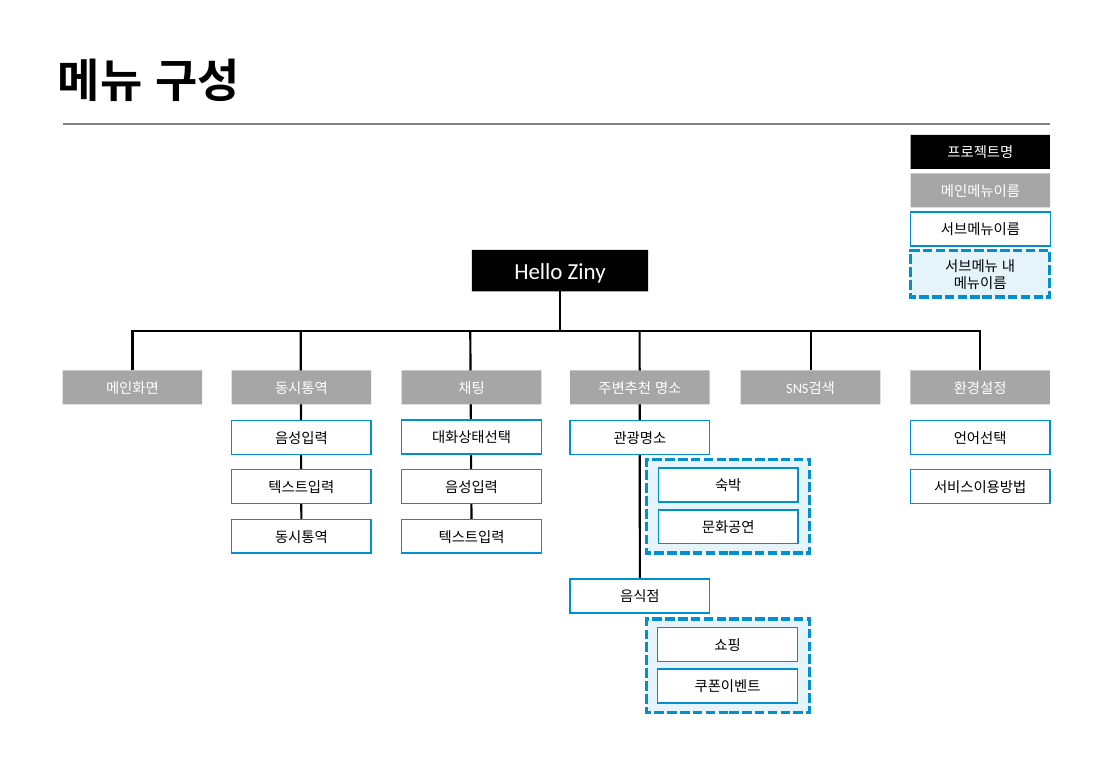
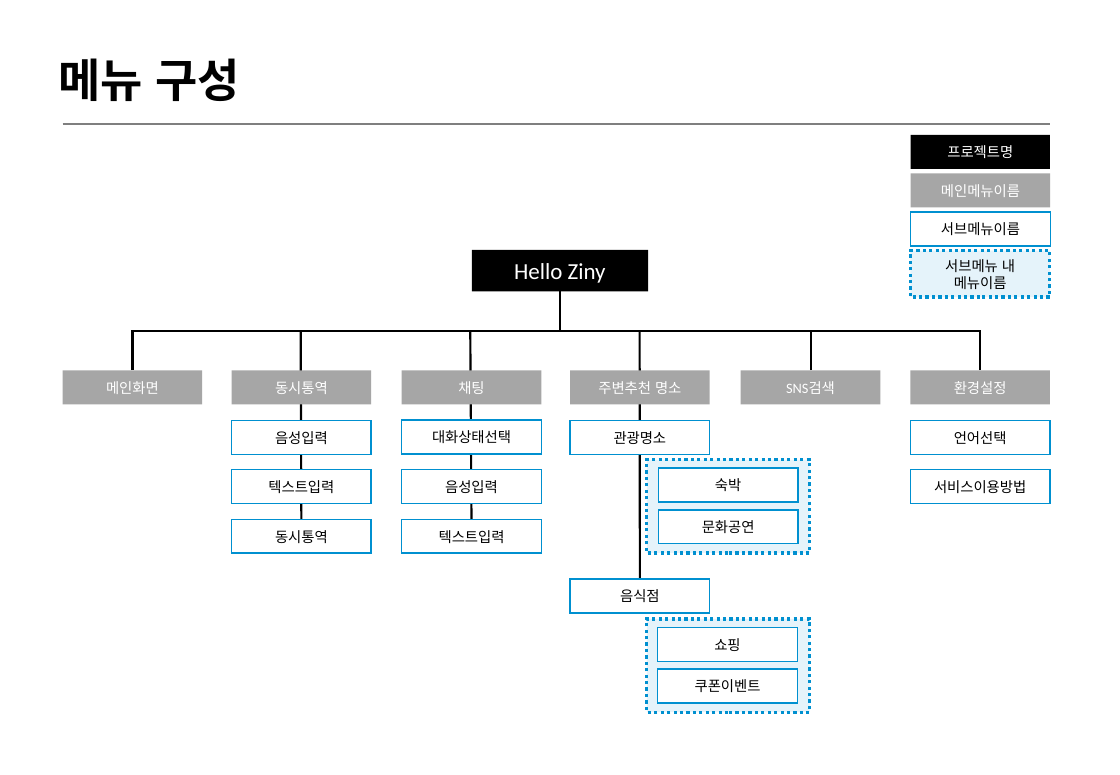
Before and after one commit to Malhaebom/Malhaebom_team_project, a slide deck: slide 3 of 01. 문서/01. 산출문서/4-2. web 화면설계서_밥먹고합시다.pptx. Drawn at 1120x775 pixels with LibreOffice and Linux fonts; fonts in the diff are those of the drawing. Boxes give left, top, right and bottom in pixels: in the first picture for what was removed or moved away, otherwise in the second. Text is boxed around its words. In the diff, an @@ line names an element or a change of style, - is before the commit and + after.

```diff
--- a/01. 문서/01. 산출문서/4-2. web 화면설계서_밥먹고합시다.pptx
+++ b/01. 문서/01. 산출문서/4-2. web 화면설계서_밥먹고합시다.pptx
@@ outline #0090D0 2.25 pt dashed to #0090D0 2.25 pt in 3 elements at (911,251,1051,298), (647,619,810,713), (647,460,810,553) @@
```
Also in this commit, not shown: 6 other slides changed, 19 slides added, 1 other file.
